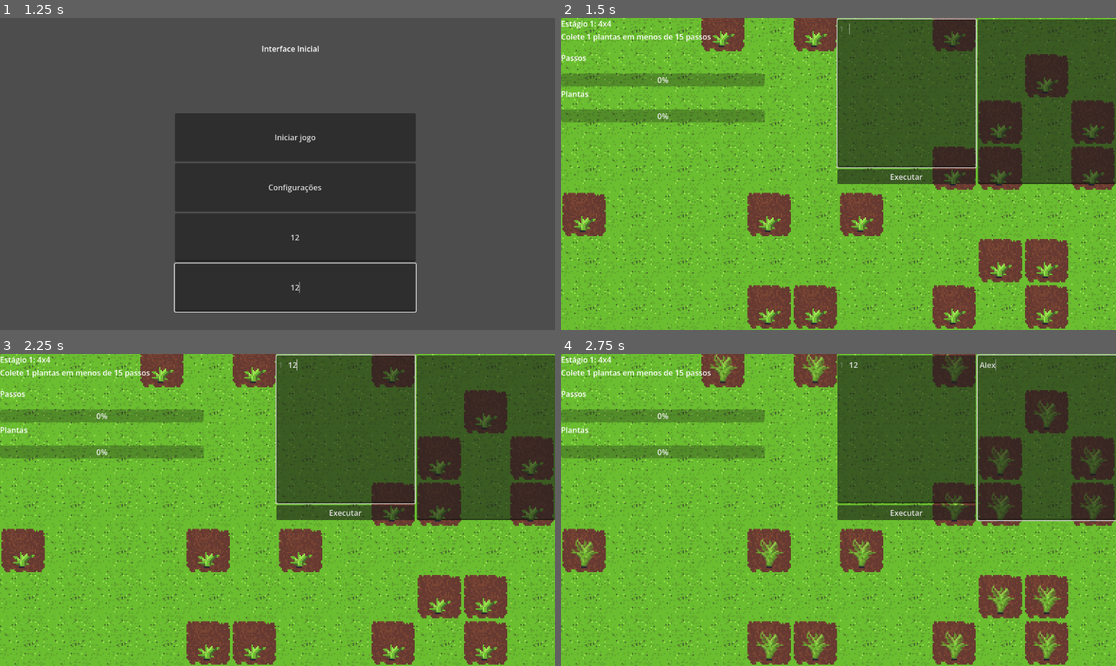
Above: before the commit, frames 1-4 (two rows, left to right).
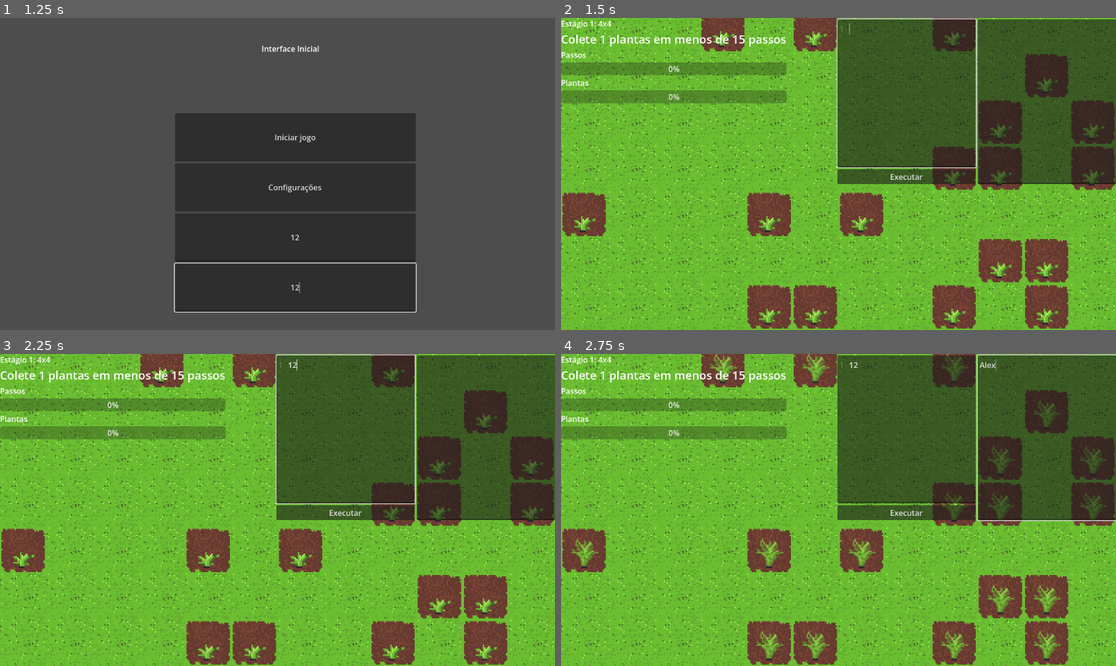
Above: after the commit, the same moments.

Repository: GameLab-UERJ/Monitoria-Estruturas-Algoritmos
Game: Godot game, scene res://scenes/control.tscn
The game is run twice, just before and just after one commit, with the same random seed, the same clock (stepped at 60 frames per second) and the same inputs.
Inputs (mouse positions are in pixels of both pictures, inside the frame that each line leads up to):
- Up to frame 1 (1.25 s): click (294, 236) at 0.52 s; type "12" at 0.6 s; click (294, 286) at 0.75 s; type "12" at 0.83 s
- Up to frame 2 (1.5 s): click "Iniciar jogo" at 1.25 s
- Up to frame 3 (2.25 s): click (344, 428) at 2.02 s; type "12" at 2.1 s
- Up to frame 4 (2.75 s): click (1049, 438) at 2.25 s; type "Alex" at 2.33 s

Frame 1 is identical in both runs. In frame 2, 6.6% of the frame differs, in the area x 0-41%, y 5-34%; in frame 3, 6.6%; in frame 4, 6.6%.

Commit message:
Sprint 8.2.2: Alterando tamanhos de fonte do HUD

Diff:
--- a/scenes/cena_inicial_do_jogo.tscn
+++ b/scenes/cena_inicial_do_jogo.tscn
@@ -74,15 +74,16 @@
 
 [node name="EstágioLabel" type="Label" parent="CanvasLayer/BarrasHud" unique_id=2054212855]
 layout_mode = 2
+theme_override_font_sizes/font_size = 16
 text = "Estágio 1: 4x4"
 
 [node name="ObjetivoLabel" type="Label" parent="CanvasLayer/BarrasHud" unique_id=633260832]
-custom_minimum_size = Vector2(0, 40)
 layout_mode = 2
+theme_override_font_sizes/font_size = 24
 
 [node name="PassoLabel" type="Label" parent="CanvasLayer/BarrasHud" unique_id=541107432]
-custom_minimum_size = Vector2(0, 40)
 layout_mode = 2
+theme_override_font_sizes/font_size = 16
 text = "Passos"
 
 [node name="PassoBar" type="ProgressBar" parent="CanvasLayer/BarrasHud" unique_id=1515140744]
@@ -90,8 +91,8 @@
 layout_mode = 2
 
 [node name="PlantaLabel" type="Label" parent="CanvasLayer/BarrasHud" unique_id=1471617954]
-custom_minimum_size = Vector2(0, 40)
 layout_mode = 2
+theme_override_font_sizes/font_size = 16
 text = "Plantas"
 
 [node name="FrutaBar" type="ProgressBar" parent="CanvasLayer/BarrasHud" unique_id=264156175]
--- a/scenes/nivel2.tscn
+++ b/scenes/nivel2.tscn
@@ -67,34 +67,35 @@
 layout_mode = 2
 size_flags_horizontal = 3
 
-[node name="BarrasHud" type="VBoxContainer" parent="CanvasLayer" unique_id=741204591]
+[node name="BarrasHud" type="VBoxContainer" parent="CanvasLayer" unique_id=469774198]
 custom_minimum_size = Vector2(350, 20)
-offset_right = 428.0
-offset_bottom = 190.0
+offset_right = 423.0
+offset_bottom = 146.0
 
-[node name="EstágioLabel" type="Label" parent="CanvasLayer/BarrasHud" unique_id=1970795569]
+[node name="EstágioLabel" type="Label" parent="CanvasLayer/BarrasHud" unique_id=1790375208]
 layout_mode = 2
+theme_override_font_sizes/font_size = 16
 text = "Estágio 2: 4x8"
 
-[node name="ObjetivoLabel" type="Label" parent="CanvasLayer/BarrasHud" unique_id=301618886]
-custom_minimum_size = Vector2(0, 40)
+[node name="ObjetivoLabel" type="Label" parent="CanvasLayer/BarrasHud" unique_id=925449450]
 layout_mode = 2
+theme_override_font_sizes/font_size = 24
 
-[node name="PassoLabel" type="Label" parent="CanvasLayer/BarrasHud" unique_id=1286676937]
-custom_minimum_size = Vector2(0, 40)
+[node name="PassoLabel" type="Label" parent="CanvasLayer/BarrasHud" unique_id=2042076830]
 layout_mode = 2
+theme_override_font_sizes/font_size = 16
 text = "Passos"
 
-[node name="PassoBar" type="ProgressBar" parent="CanvasLayer/BarrasHud" unique_id=346319763]
+[node name="PassoBar" type="ProgressBar" parent="CanvasLayer/BarrasHud" unique_id=1706087572]
 custom_minimum_size = Vector2(150, 20)
 layout_mode = 2
 
-[node name="PlantaLabel" type="Label" parent="CanvasLayer/BarrasHud" unique_id=1575364108]
-custom_minimum_size = Vector2(0, 40)
+[node name="PlantaLabel" type="Label" parent="CanvasLayer/BarrasHud" unique_id=1730943417]
 layout_mode = 2
+theme_override_font_sizes/font_size = 16
 text = "Plantas"
 
-[node name="FrutaBar" type="ProgressBar" parent="CanvasLayer/BarrasHud" unique_id=1315571246]
+[node name="FrutaBar" type="ProgressBar" parent="CanvasLayer/BarrasHud" unique_id=267691634]
 custom_minimum_size = Vector2(150, 20)
 layout_mode = 2
 
--- a/scenes/nivel3.tscn
+++ b/scenes/nivel3.tscn
@@ -67,34 +67,35 @@
 layout_mode = 2
 size_flags_horizontal = 3
 
-[node name="BarrasHud" type="VBoxContainer" parent="CanvasLayer" unique_id=2005829670]
+[node name="BarrasHud" type="VBoxContainer" parent="CanvasLayer" unique_id=650696872]
 custom_minimum_size = Vector2(350, 20)
-offset_right = 428.0
-offset_bottom = 190.0
+offset_right = 423.0
+offset_bottom = 146.0
 
-[node name="EstágioLabel" type="Label" parent="CanvasLayer/BarrasHud" unique_id=1132174876]
+[node name="EstágioLabel" type="Label" parent="CanvasLayer/BarrasHud" unique_id=1439960091]
 layout_mode = 2
+theme_override_font_sizes/font_size = 16
 text = "Estágio 3: 8x8"
 
-[node name="ObjetivoLabel" type="Label" parent="CanvasLayer/BarrasHud" unique_id=674227763]
-custom_minimum_size = Vector2(0, 40)
+[node name="ObjetivoLabel" type="Label" parent="CanvasLayer/BarrasHud" unique_id=503025483]
 layout_mode = 2
+theme_override_font_sizes/font_size = 24
 
-[node name="PassoLabel" type="Label" parent="CanvasLayer/BarrasHud" unique_id=792489014]
-custom_minimum_size = Vector2(0, 40)
+[node name="PassoLabel" type="Label" parent="CanvasLayer/BarrasHud" unique_id=1870575761]
 layout_mode = 2
+theme_override_font_sizes/font_size = 16
 text = "Passos"
 
-[node name="PassoBar" type="ProgressBar" parent="CanvasLayer/BarrasHud" unique_id=834327241]
+[node name="PassoBar" type="ProgressBar" parent="CanvasLayer/BarrasHud" unique_id=1801587707]
 custom_minimum_size = Vector2(150, 20)
 layout_mode = 2
 
-[node name="PlantaLabel" type="Label" parent="CanvasLayer/BarrasHud" unique_id=1723376773]
-custom_minimum_size = Vector2(0, 40)
+[node name="PlantaLabel" type="Label" parent="CanvasLayer/BarrasHud" unique_id=1978704900]
 layout_mode = 2
+theme_override_font_sizes/font_size = 16
 text = "Plantas"
 
-[node name="FrutaBar" type="ProgressBar" parent="CanvasLayer/BarrasHud" unique_id=2128969272]
+[node name="FrutaBar" type="ProgressBar" parent="CanvasLayer/BarrasHud" unique_id=1685006612]
 custom_minimum_size = Vector2(150, 20)
 layout_mode = 2
 
--- a/scripts/prompt_de_comando.gd
+++ b/scripts/prompt_de_comando.gd
@@ -1,9 +1,7 @@
 extends Control
-
 @onready var editor = $HBoxContainer/VBoxContainer/EntradaComandos
 @onready var historico = $HBoxContainer/TextEdit
 @onready var game_manager = %GameManager
-
 const COMANDOS_VALIDOS = ["move_left", "move_right", "move_up", "move_down", "plant", "collect"]
 var actions = []
 
@@ -14,7 +12,6 @@
 	var texto_completo = editor.text
 	var linhas = texto_completo.split("\n")
 	historico.text += "--- Processando Bloco ---\n"
-
 	for linha in linhas:
 		var comando = linha.strip_edges()
 		if not comando.is_empty():
@@ -30,11 +27,9 @@
 	historico.text += "--- Executando... ---\n"
 	var mapa = get_node("../../TileMapLayer")
 	var player = get_node("../../Player")
-
 	for acao in actions:
 		var sucesso = false
 		var erro_msg = ""
-
 		match acao:
 			"move_left", "move_right", "move_up", "move_down":
 				# 1. Pega a posição exata de agora
